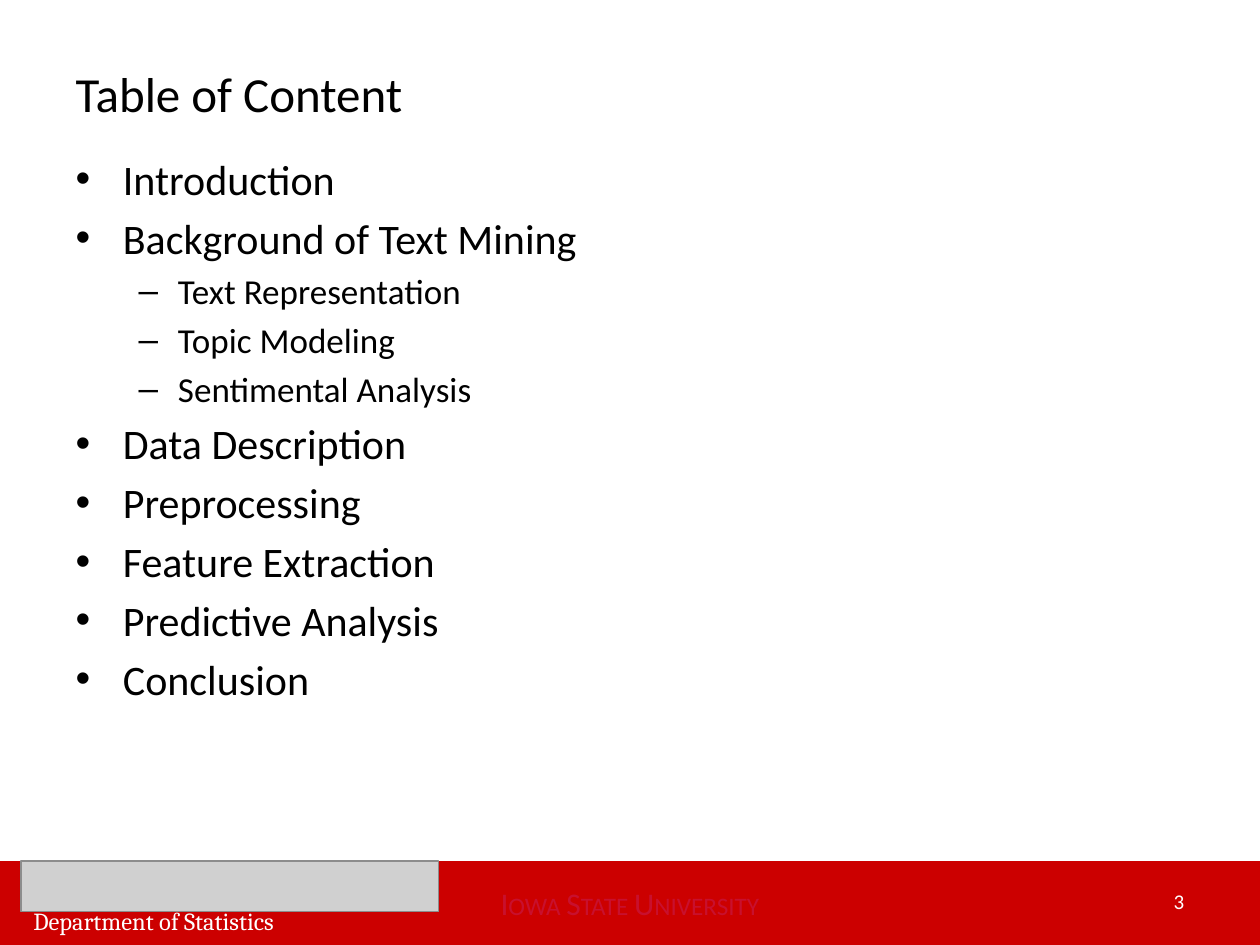
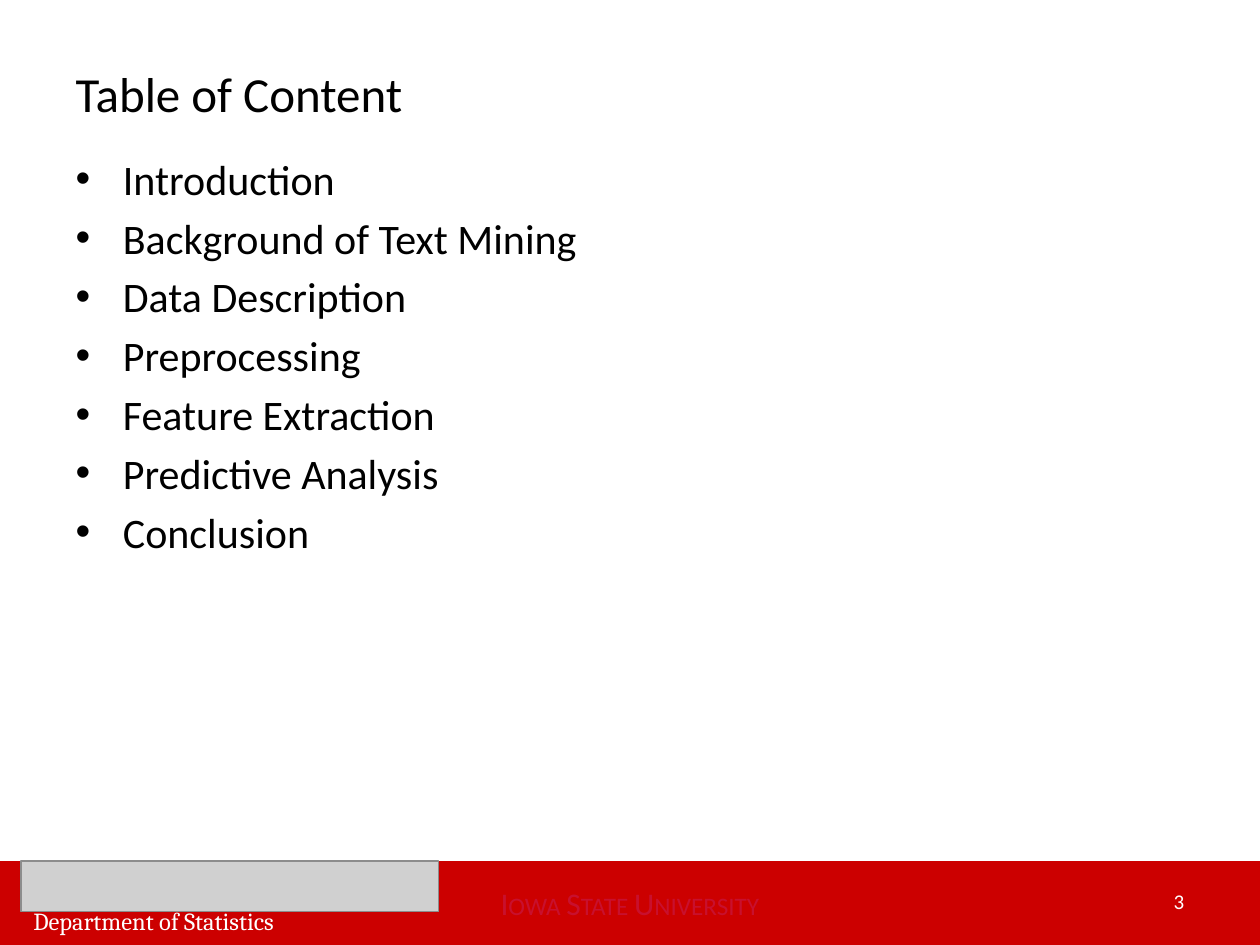
Before and after one commit to huwei95/Yelp_Text_Mining, a slide deck: slide 3 of Wei Hu Master of Statistics Final Oral Exam Apr 12.pptx. Drawn at 1260x945 pixels with LibreOffice and Linux fonts; fonts in the diff are those of the drawing; grey boxes stand for pictures. Boxes give left, top, right and bottom in pixels: in the first picture for what was removed or moved away, otherwise in the second. Text is boxed around its words. In the diff, an @@ line names an element or a change of style, - is before the commit and + after.

```diff
--- a/Wei Hu Master of Statistics Final Oral Exam Apr 12.pptx
+++ b/Wei Hu Master of Statistics Final Oral Exam Apr 12.pptx
@@ text at [178,280,472,408]: paragraphs removed @@
-  – Text Representation
-  – Topic Modeling
-  – Sentimental Analysis
```
Also in this commit, not shown: 4 other slides changed.
